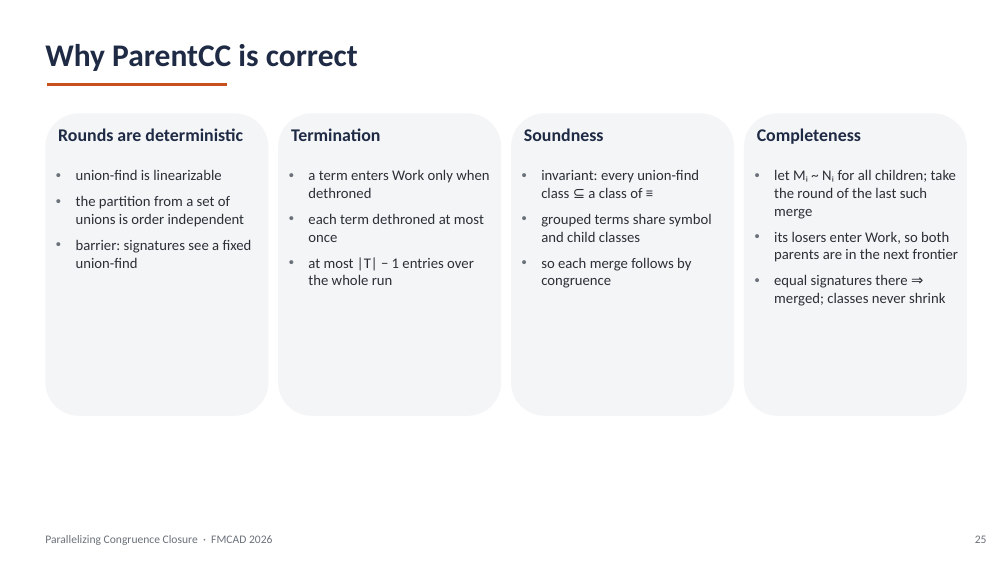
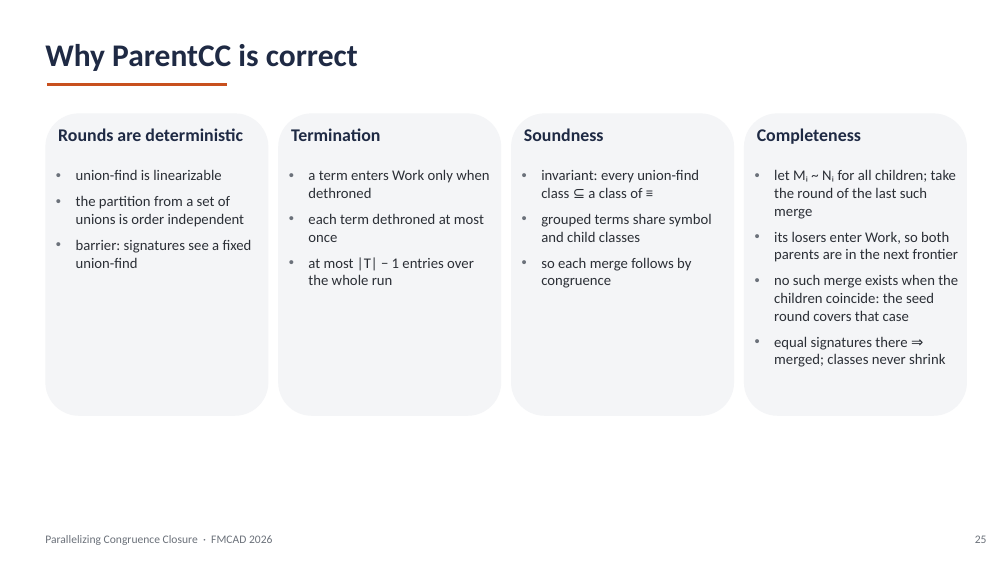
Before and after one commit to amarshah1/parallelcc-paper, a slide deck: slide 25 of slides/parallelcc-part1.pptx. Drawn at 1008x567 pixels with LibreOffice and Linux fonts; fonts in the diff are those of the drawing. Boxes give left, top, right and bottom in pixels: in the first picture for what was removed or moved away, otherwise in the second. Text is boxed around its words. In the diff, an @@ line names an element or a change of style, - is before the commit and + after.

```diff
--- a/slides/parallelcc-part1.pptx
+++ b/slides/parallelcc-part1.pptx
@@ text at (x1=774, y1=274, x2=958, y2=321): paragraph added @@
+• no such merge exists when the children coincide: the seed round covers that case
```
Also in this commit, not shown: 5 other slides changed, 1 other file.
